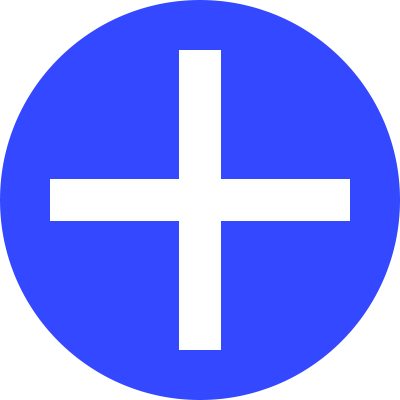
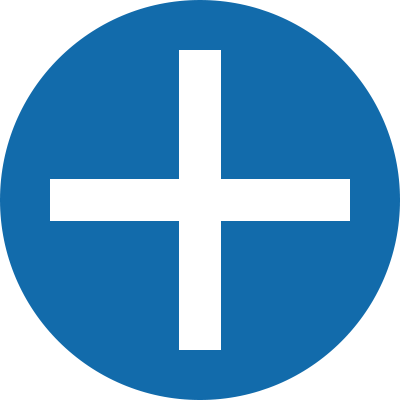
Before/after of a (400, 400) layered artwork. What changed in the layer stack:
painted on "Ellipse 1" over [0, 0, 400, 400]
